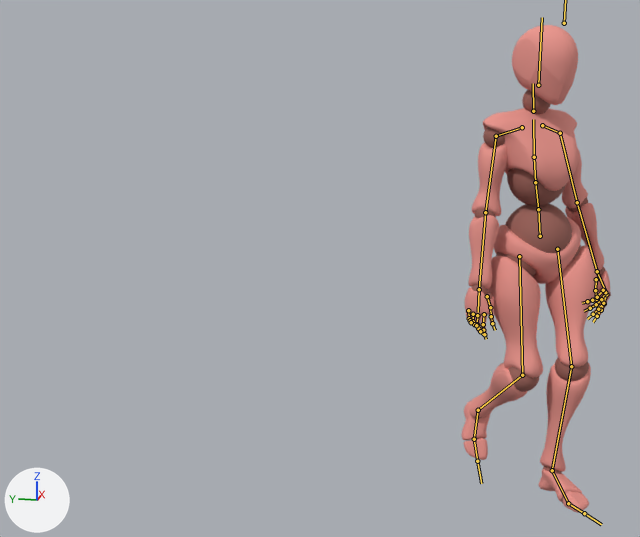
The FBX model models/fbx/Catwalk Walk Forward Turn 90R.fbx, before and after one commit.
Camera for both pictures: a 50 mm lens placed at (-3.88, -1.91, 1.68), pointed at (-0.27, -1.19, 0.77). The axes (+X, +Y, +Z) are drawn at lower left. The lights are the same throughout. Both versions are drawn at frame 72 of the action 'mixamo.com'; the numbers are the values there. The bones that bend it are drawn over the model as lines.

In view in the first picture: 'Beta_Joints', 'Beta_Surface'.
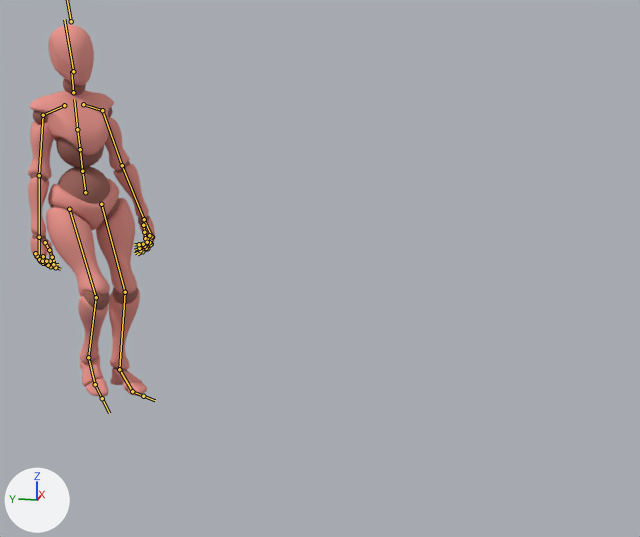
Where the change shows, as pixel boxes (x1, y1, x2, y2) in the pictures (640 x 537 px):
'Beta_Surface', posed (14% narrower, 24% shorter)
    before: (462, 25, 610, 513)
    after: (28, 25, 155, 396)
'Beta_Joints', posed (14% narrower, 24% shorter)
    before: (466, 90, 611, 503)
    after: (30, 78, 155, 392)
bone 'mixamorig:Hips', root to tip
    before: (540, 236) to (538, 208)
    after: (85, 192) to (82, 170)
bone 'mixamorig:Spine', root to tip
    before: (538, 209) to (535, 182)
    after: (82, 171) to (80, 149)
bone 'mixamorig:Spine1', root to tip
    before: (535, 182) to (534, 157)
    after: (80, 149) to (77, 129)
bone 'mixamorig:Spine2', root to tip
    before: (534, 157) to (533, 119)
    after: (77, 129) to (74, 99)
bone 'mixamorig:Neck', root to tip
    before: (533, 111) to (533, 83)
    after: (73, 92) to (71, 71)
bone 'mixamorig:Head', root to tip
    before: (538, 85) to (542, 17)
    after: (73, 71) to (64, 19)
bone 'mixamorig:RightShoulder', root to tip
    before: (522, 127) to (496, 136)
    after: (64, 105) to (43, 115)
bone 'mixamorig:RightArm', root to tip
    before: (496, 136) to (485, 212)
    after: (43, 115) to (39, 175)
bone 'mixamorig:RightForeArm', root to tip
    before: (485, 212) to (479, 289)
    after: (39, 175) to (39, 237)
bone 'mixamorig:RightHand', root to tip
    before: (479, 289) to (478, 312)
    after: (39, 237) to (39, 254)
bone 'mixamorig:RightHandThumb1', root to tip
    before: (487, 296) to (490, 307)
    after: (45, 242) to (49, 250)
bone 'mixamorig:RightHandThumb2', root to tip
    before: (490, 307) to (491, 316)
    after: (49, 250) to (52, 257)
bone 'mixamorig:RightHandThumb3', root to tip
    before: (491, 316) to (492, 323)
    after: (52, 257) to (53, 262)
bone 'mixamorig:RightHandIndex1', root to tip
    before: (484, 314) to (483, 324)
    after: (43, 256) to (46, 263)
bone 'mixamorig:RightHandMiddle1', root to tip
    before: (477, 315) to (477, 324)
    after: (39, 257) to (43, 263)
bone 'mixamorig:RightHandRing1', root to tip
    before: (473, 314) to (473, 321)
    after: (37, 256) to (40, 261)
bone 'mixamorig:LeftShoulder', root to tip
    before: (542, 125) to (560, 133)
    after: (83, 104) to (102, 110)
bone 'mixamorig:LeftArm', root to tip
    before: (560, 133) to (577, 202)
    after: (102, 110) to (122, 165)
bone 'mixamorig:LeftForeArm', root to tip
    before: (577, 202) to (597, 271)
    after: (122, 165) to (144, 219)
bone 'mixamorig:LeftHand', root to tip
    before: (597, 271) to (605, 291)
    after: (144, 219) to (151, 234)
bone 'mixamorig:LeftHandThumb1', root to tip
    before: (596, 279) to (595, 290)
    after: (143, 225) to (144, 232)
bone 'mixamorig:LeftHandThumb2', root to tip
    before: (595, 290) to (596, 299)
    after: (144, 232) to (145, 238)
bone 'mixamorig:LeftHandIndex1', root to tip
    before: (605, 294) to (604, 303)
    after: (151, 236) to (151, 244)
bone 'mixamorig:LeftHandIndex2', root to tip
    before: (604, 303) to (601, 310)
    after: (151, 244) to (147, 248)
bone 'mixamorig:LeftHandMiddle2', root to tip
    before: (603, 303) to (598, 309)
    after: (150, 244) to (146, 248)
bone 'mixamorig:LeftHandRing1', root to tip
    before: (605, 292) to (601, 299)
    after: (151, 236) to (149, 242)
bone 'mixamorig:LeftHandRing2', root to tip
    before: (601, 299) to (596, 304)
    after: (149, 242) to (144, 246)
bone 'mixamorig:LeftHandPinky1', root to tip
    before: (603, 290) to (597, 297)
    after: (149, 235) to (147, 242)
bone 'mixamorig:LeftHandPinky2', root to tip
    before: (597, 297) to (592, 300)
    after: (147, 242) to (143, 244)
bone 'mixamorig:RightUpLeg', root to tip
    before: (519, 256) to (522, 375)
    after: (69, 209) to (96, 297)
bone 'mixamorig:RightLeg', root to tip
    before: (522, 375) to (478, 410)
    after: (96, 297) to (88, 357)
bone 'mixamorig:RightFoot', root to tip
    before: (478, 410) to (474, 439)
    after: (88, 357) to (95, 384)
bone 'mixamorig:LeftUpLeg', root to tip
    before: (557, 249) to (571, 366)
    after: (101, 204) to (125, 292)
bone 'mixamorig:LeftLeg', root to tip
    before: (571, 366) to (552, 470)
    after: (125, 292) to (119, 369)
bone 'mixamorig:LeftFoot', root to tip
    before: (552, 470) to (568, 503)
    after: (119, 369) to (132, 391)

The edits, one by one:
Bone 'mixamorig:Hips' (bone_mixamorig_hips) moves from (-52.5, -1.4, 206.8) to (-0.9, -1.9, -0.5).
Bone 'mixamorig:Hips' (bone_mixamorig_hips) turns from (-14, -60, 14) to (-6, -39, 3) degrees about its own x, y and z.
Bone 'mixamorig:Spine' (bone_mixamorig_spine) turns from (2, 1, -1) to (6, -2, -1) degrees about its own x, y and z.
Bone 'mixamorig:Spine1' (bone_mixamorig_spine1) turns from (3, 2, 0) to (1, -1, 0) degrees about its own x, y and z.
Bone 'mixamorig:Spine2' (bone_mixamorig_spine2) turns from (3, 2, 0) to (1, -1, 0) degrees about its own x, y and z.
Bone 'mixamorig:Neck' (bone_mixamorig_neck) turns from (0, 3, 1) to (-1, 0, -1) degrees about its own x, y and z.
Bone 'mixamorig:Head' (bone_mixamorig_head) turns from (0, 6, -5) to (-2, -6, 4) degrees about its own x, y and z.
Bone 'mixamorig:RightShoulder' (bone_mixamorig_rightshoulder) turns from (9, -3, -8) to (19, -5, -4) degrees about its own x, y and z.
Bone 'mixamorig:RightArm' (bone_mixamorig_rightarm) turns from (69, 6, -3) to (61, -1, -9) degrees about its own x, y and z.
Bone 'mixamorig:RightForeArm' (bone_mixamorig_rightforearm) turns from (0, -28, -4) to (0, 0, -6) degrees about its own x, y and z.
Bone 'mixamorig:RightHand' (bone_mixamorig_righthand) turns from (-3, 5, -3) to (1, 0, 1) degrees about its own x, y and z.
Bone 'mixamorig:RightHandThumb1' (bone_mixamorig_righthandthumb1) turns from (-23, -49, 29) to (-13, -5, -3) degrees about its own x, y and z.
Bone 'mixamorig:RightHandThumb2' (bone_mixamorig_righthandthumb2) turns from (-12, 3, 19) to (4, -4, 27) degrees about its own x, y and z.
Bone 'mixamorig:RightHandThumb3' (bone_mixamorig_righthandthumb3) turns from (3, 0, -13) to (-20, -1, -19) degrees about its own x, y and z.
Bone 'mixamorig:RightHandIndex1' (bone_mixamorig_righthandindex1) turns from (2, 0, 5) to (28, 1, 1) degrees about its own x, y and z.
Bone 'mixamorig:RightHandMiddle1' (bone_mixamorig_righthandmiddle1) turns from (17, 0, 6) to (37, -1, 5) degrees about its own x, y and z.
Bone 'mixamorig:RightHandRing1' (bone_mixamorig_righthandring1) turns from (29, -1, 8) to (38, -4, 9) degrees about its own x, y and z.
Bone 'mixamorig:LeftShoulder' (bone_mixamorig_leftshoulder) turns from (19, 5, 3) to (17, 4, 1) degrees about its own x, y and z.
Bone 'mixamorig:LeftArm' (bone_mixamorig_leftarm) turns from (55, -3, 14) to (56, -1, 9) degrees about its own x, y and z.
Bone 'mixamorig:LeftForeArm' (bone_mixamorig_leftforearm) turns from (0, 24, 6) to (0, 0, 13) degrees about its own x, y and z.
Bone 'mixamorig:LeftHand' (bone_mixamorig_lefthand) turns from (-6, -5, 8) to (-2, 7, 5) degrees about its own x, y and z.
Bone 'mixamorig:LeftHandThumb1' (bone_mixamorig_lefthandthumb1) turns from (-4, -3, -17) to (-11, -1, 5) degrees about its own x, y and z.
Bone 'mixamorig:LeftHandThumb2' (bone_mixamorig_lefthandthumb2) turns from (-12, -2, -16) to (-4, 3, -30) degrees about its own x, y and z.
Bone 'mixamorig:LeftHandIndex1' (bone_mixamorig_lefthandindex1) turns from (29, 1, -7) to (23, 0, -3) degrees about its own x, y and z.
Bone 'mixamorig:LeftHandIndex2' (bone_mixamorig_lefthandindex2) turns from (17, 2, 0) to (41, 1, -4) degrees about its own x, y and z.
Bone 'mixamorig:LeftHandMiddle2' (bone_mixamorig_lefthandmiddle2) turns from (18, 4, 1) to (38, 1, -4) degrees about its own x, y and z.
Bone 'mixamorig:LeftHandRing1' (bone_mixamorig_lefthandring1) turns from (52, 2, -10) to (42, 4, -9) degrees about its own x, y and z.
Bone 'mixamorig:LeftHandRing2' (bone_mixamorig_lefthandring2) turns from (15, 6, 1) to (34, 1, -3) degrees about its own x, y and z.
Bone 'mixamorig:LeftHandPinky1' (bone_mixamorig_lefthandpinky1) turns from (60, 0, -9) to (45, 2, -7) degrees about its own x, y and z.
Bone 'mixamorig:LeftHandPinky2' (bone_mixamorig_lefthandpinky2) turns from (14, 8, -1) to (38, 1, -4) degrees about its own x, y and z.
Bone 'mixamorig:RightUpLeg' (bone_mixamorig_rightupleg) turns from (11, 3, -8) to (25, 5, 1) degrees about its own x, y and z.
Bone 'mixamorig:RightLeg' (bone_mixamorig_rightleg) turns from (-60, 0, -1) to (-59, 1, 1) degrees about its own x, y and z.
Bone 'mixamorig:RightFoot' (bone_mixamorig_rightfoot) turns from (-10, 1, 1) to (-4, -1, 0) degrees about its own x, y and z.
Bone 'mixamorig:LeftUpLeg' (bone_mixamorig_leftupleg) turns from (19, -2, -9) to (7, -11, 4) degrees about its own x, y and z.
Bone 'mixamorig:LeftLeg' (bone_mixamorig_leftleg) turns from (-23, -2, 1) to (-23, 4, -3) degrees about its own x, y and z.
Bone 'mixamorig:LeftFoot' (bone_mixamorig_leftfoot) turns from (2, 1, 3) to (6, -1, -1) degrees about its own x, y and z.
